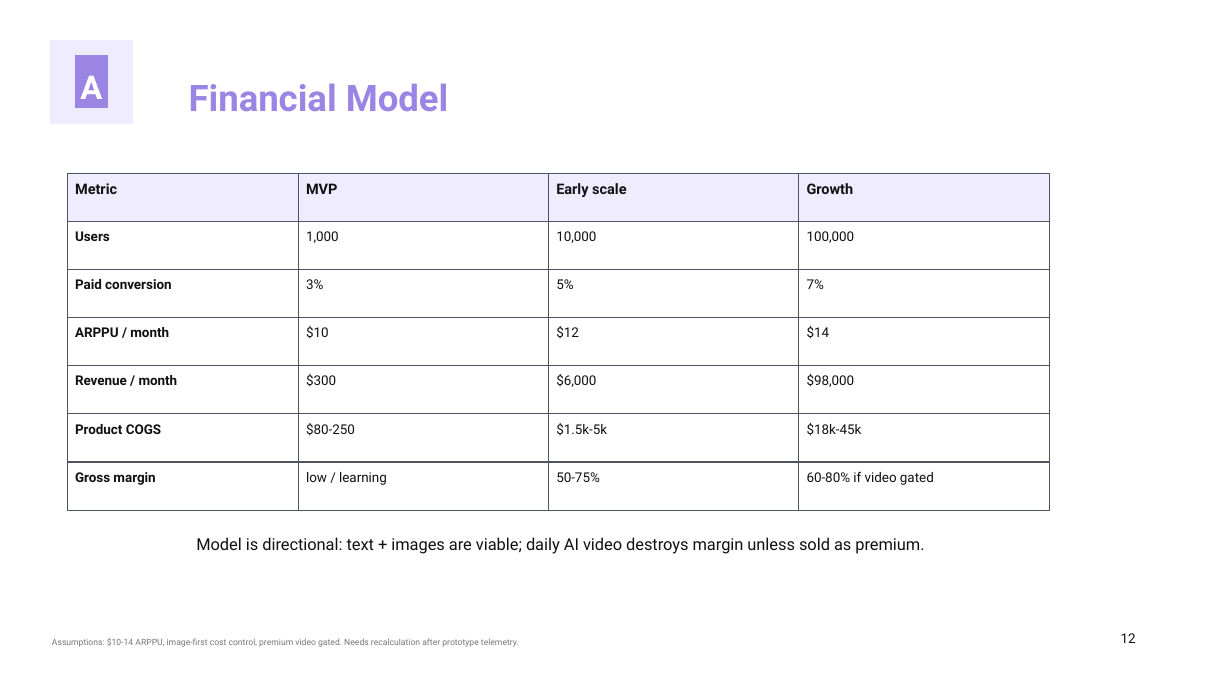
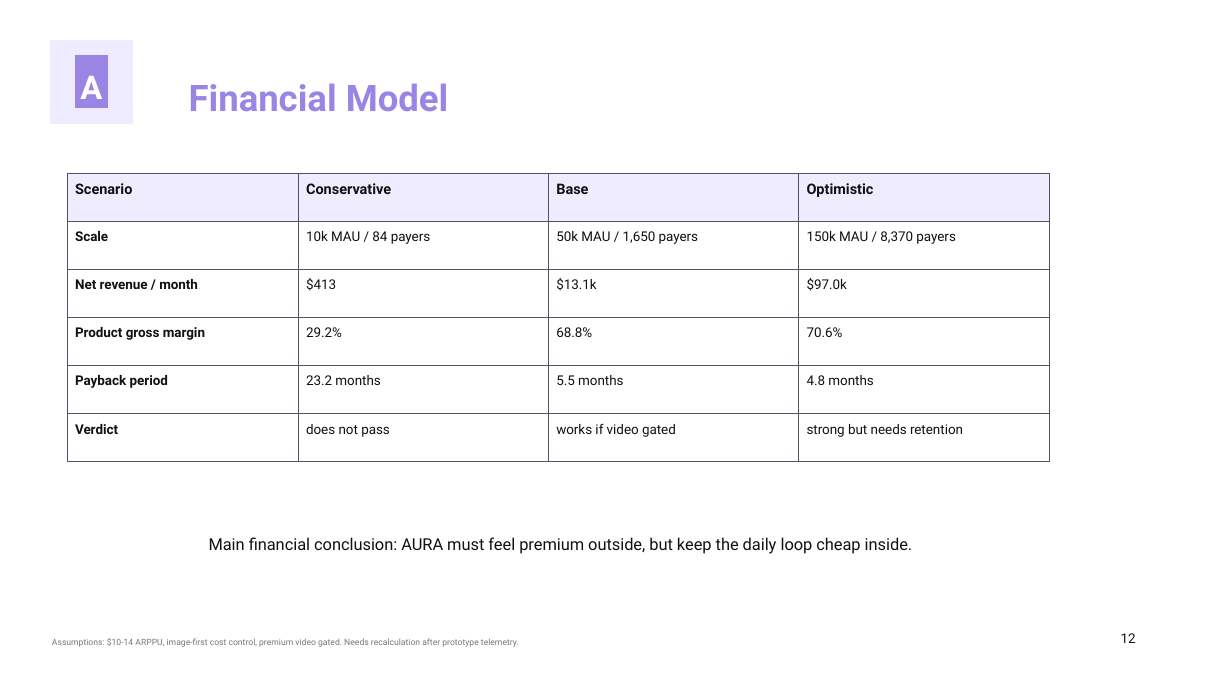
Before and after one commit to kirbudilov01/alina-research, a slide deck: slide 12 of output/pptx/AURA_TRENDVI_STYLE_DECK.pptx. Drawn at 1232x693 pixels with LibreOffice and Linux fonts; fonts in the diff are those of the drawing. Boxes give left, top, right and bottom in pixels: in the first picture for what was removed or moved away, otherwise in the second. Text is boxed around its words. In the diff, an @@ line names an element or a change of style, - is before the commit and + after.

Commit message:
Strengthen AURA deck with research data

```diff
--- a/output/pptx/AURA_TRENDVI_STYLE_DECK.pptx
+++ b/output/pptx/AURA_TRENDVI_STYLE_DECK.pptx
@@ text at [75,183,132,194]: text changed @@
-Metric
+Scenario
@@ text at [306,183,391,194]: text changed @@
-MVP
+Conservative
@@ text at [556,183,588,194]: text changed @@
-Early scale
+Base
@@ text at [807,183,874,197]: text changed @@
-Growth
+Optimistic
@@ text at [75,231,108,241]: text changed @@
-Users
+Scale
@@ text at [306,231,431,244]: text changed @@
-1,000
+10k MAU / 84 payers
@@ text at [556,231,698,244]: text changed @@
-10,000
+50k MAU / 1,650 payers
@@ text at [807,231,955,244]: text changed @@
-100,000
+150k MAU / 8,370 payers
@@ text at [75,279,198,289]: text changed @@
-Paid conversion
+Net revenue / month
@@ text at [306,278,336,291]: text changed @@
-3%
+$413
@@ text at [556,278,596,291]: text changed @@
-5%
+$13.1k
@@ text at [807,278,847,291]: text changed @@
-7%
+$97.0k
@@ text at [75,327,205,340]: text changed @@
-ARPPU / month
+Product gross margin
@@ text at [306,327,342,337]: text changed @@
-$10
+29.2%
@@ text at [556,327,592,337]: text changed @@
-$12
+68.8%
@@ text at [807,327,843,337]: text changed @@
-$14
+70.6%
@@ text at [75,375,168,388]: text changed @@
-Revenue / month
+Payback period
@@ text at [306,375,380,385]: text changed @@
-$300
+23.2 months
@@ text at [556,375,623,385]: text changed @@
-$6,000
+5.5 months
@@ text at [807,375,873,385]: text changed @@
-$98,000
+4.8 months
@@ text at [75,424,118,434]: text changed @@
-Product COGS
+Verdict
@@ text at [306,424,390,437]: text changed @@
-$80-250
+does not pass
@@ text at [556,423,676,437]: text changed @@
-$1.5k-5k
+works if video gated
@@ text at [807,424,963,437]: text changed @@
-$18k-45k
+strong but needs retention
@@ rectangle removed at [67,462,299,510] @@
@@ text removed at [75,472,155,485] @@
-Gross margin
@@ rectangle removed at [299,462,549,510] @@
@@ text removed at [306,472,387,485] @@
-low / learning
@@ rectangle removed at [549,462,799,510] @@
@@ text removed at [556,472,600,482] @@
-50-75%
@@ rectangle removed at [799,462,1050,510] @@
@@ text removed at [807,471,934,485] @@
-60-80% if video gated
@@ text at [209,537,913,554]: text changed @@
-Model is directional: text + images are viable; daily AI video destroys margin unless sold as premium.
+Main financial conclusion: AURA must feel premium outside, but keep the daily loop cheap inside.
```
Also in this commit, not shown: 16 other slides changed, 3 other files.
